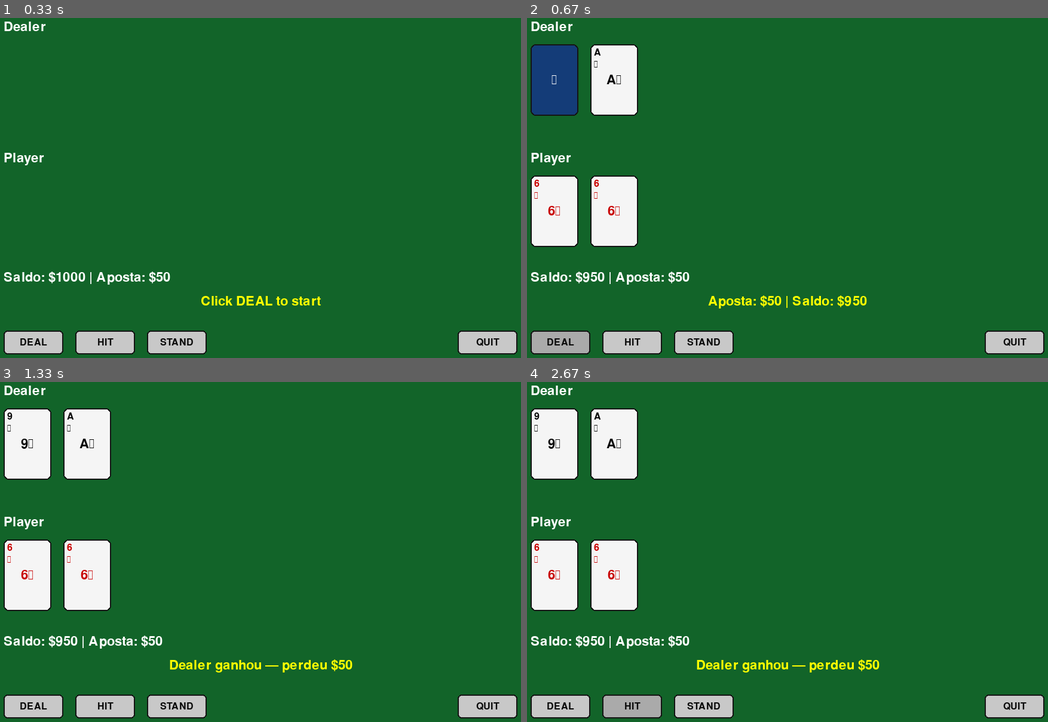
Above: before the commit, frames 1-4 (two rows, left to right).
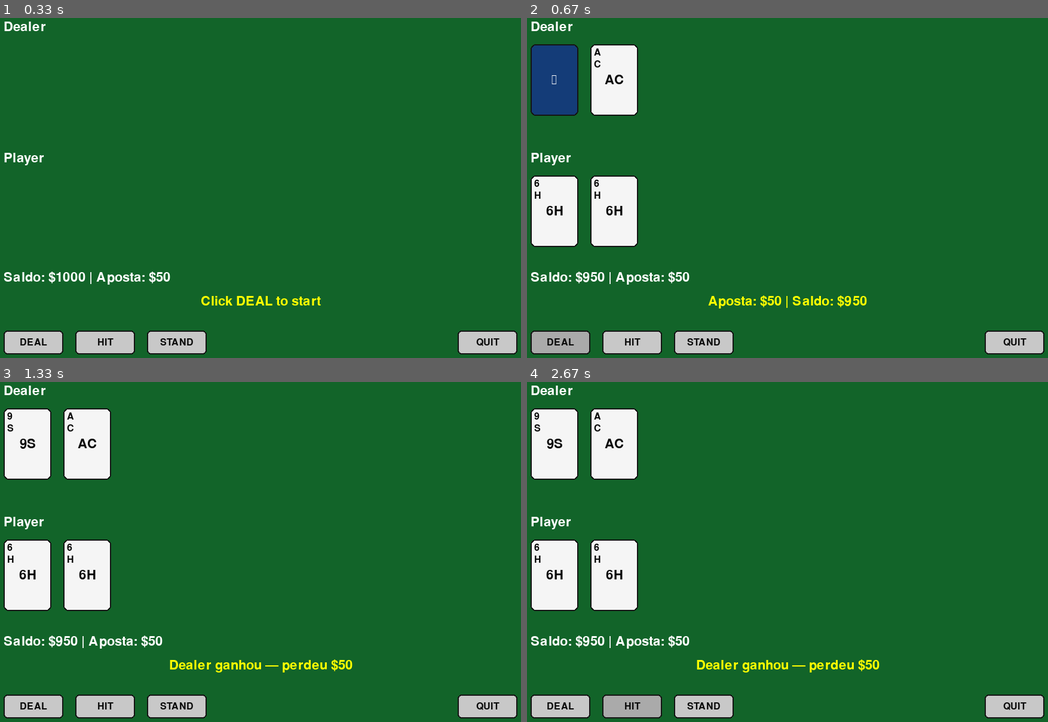
Above: after the commit, the same moments.

Repository: mvvalerio/BlackJackproject
Game: pygame game, started from main.py
The game is run twice, just before and just after one commit, with the same random seed, the same clock (stepped at 60 frames per second) and the same inputs.
Inputs (mouse positions are in pixels of both pictures, inside the frame that each line leads up to):
- Up to frame 1 (0.33 s): no input
- Up to frame 2 (0.67 s): click "DEAL" at 0.38 s
- Up to frame 3 (1.33 s): click "STAND" at 0.72 s; click (93, 497) at 1.05 s
- Up to frame 4 (2.67 s): click "HIT" at 2.38 s

Frame 1 is identical in both runs. In frame 2, 0.3% of the frame differs, in the area x 1-19%, y 12-59%; in frame 3, 0.4%; in frame 4, 0.4%.

Commit message:
Update configs.py

Diff:
--- a/configs.py
+++ b/configs.py
@@ -18,6 +18,6 @@
 
 # --------- Baralho ---------
 RANKS = ['A', '2', '3', '4', '5', '6', '7', '8', '9', '10', 'J', 'Q', 'K']
-SUITS = ['♠', '♥', '♦', '♣']
+SUITS = ['S', 'H', 'D', 'C']
 VALUES = {'A':1, '2':2, '3':3, '4':4, '5':5, '6':6, '7':7,
           '8':8, '9':9, '10':10, 'J':10, 'Q':10, 'K':10}
